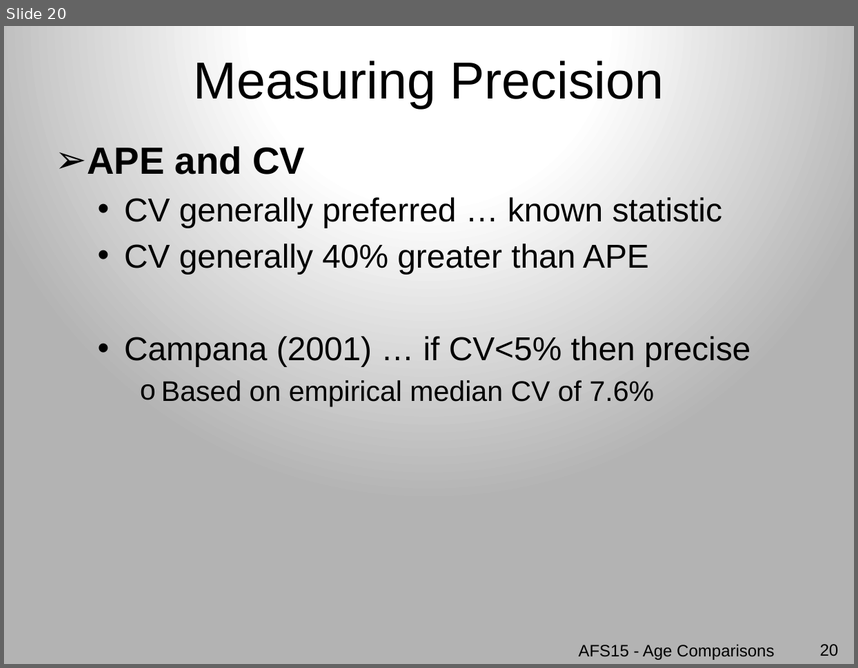
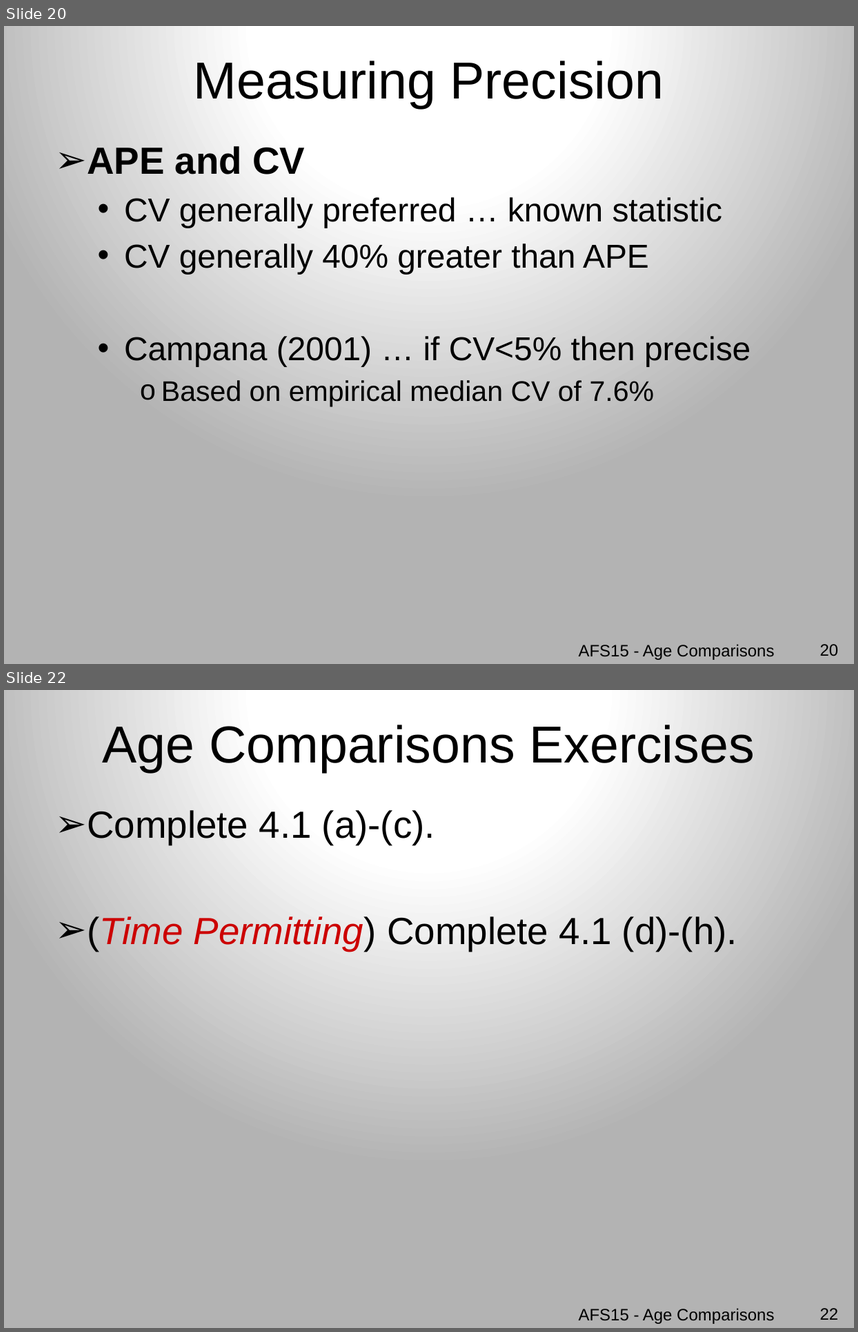
Before and after one commit to droglenc/AFSPortland2015, a slide deck: Slides/01_AgeComparisons.pptx. Shown one above the other, each under a label of ours: slide 20 before the commit, slides 20 and 22 after it; the slides between them are not shown. The pictures are 858x668 and 858x1332 pixels, drawn with LibreOffice and Linux fonts; fonts in the diff are those of the drawing. Boxes give left, top, right and bottom in pixels: in the first picture for what was removed or moved away, otherwise in the second. Text is boxed around its words. In the diff, an @@ line names an element or a change of style, - is before the commit and + after.

Commit message:
Updated AgeComparisons

```diff
--- a/Slides/01_AgeComparisons.pptx
+++ b/Slides/01_AgeComparisons.pptx
@@ slide 22 added at (x1=4, y1=690, x2=854, y2=1328), background gradient #FFFFFF to #B3B3B3 @@
@@ title added at (x1=103, y1=724, x2=755, y2=772), 44 pt, text #000000 @@
+Age Comparisons Exercises
@@ text added at (x1=87, y1=810, x2=737, y2=951), 32 pt, text #000000 @@
+➢ Complete 4.1 (a)-(c).
+➢ (Time Permitting) Complete 4.1 (d)-(h).
@@ text added at (x1=579, y1=1308, x2=774, y2=1323), 14 pt, text #000000 @@
+AFS15 - Age Comparisons
@@ page number added at (x1=820, y1=1308, x2=839, y2=1319), 14 pt, text #000000 @@
+22
```
Also in this commit, not shown: 3 slides changed, 1 other slide added, 3 other files.
